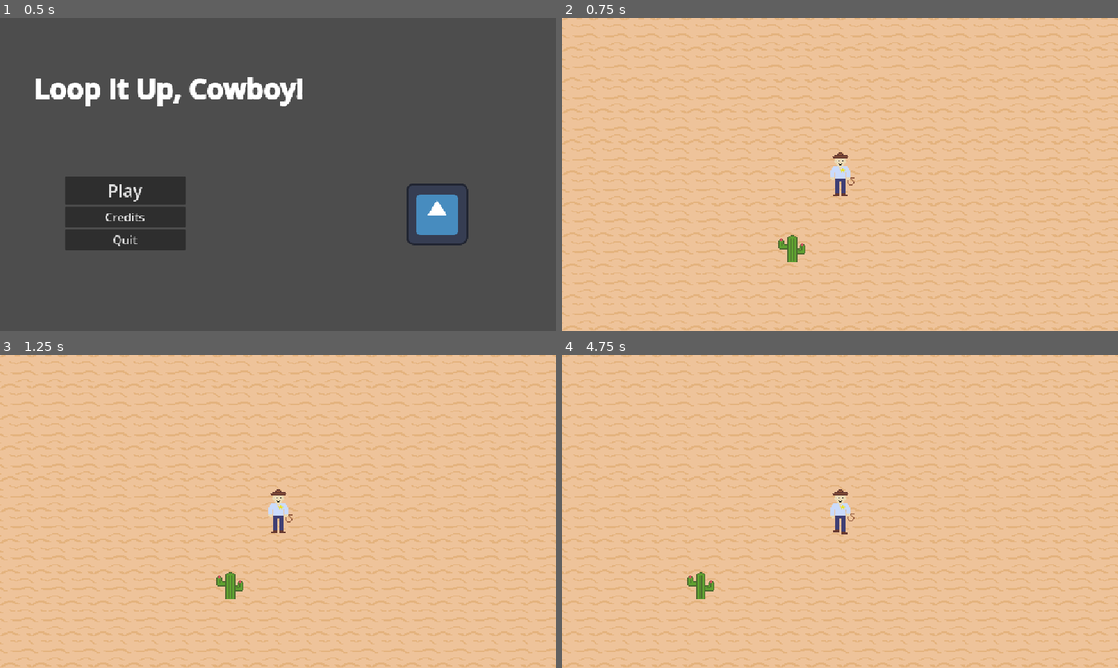
Above: before the commit, frames 1-4 (two rows, left to right).
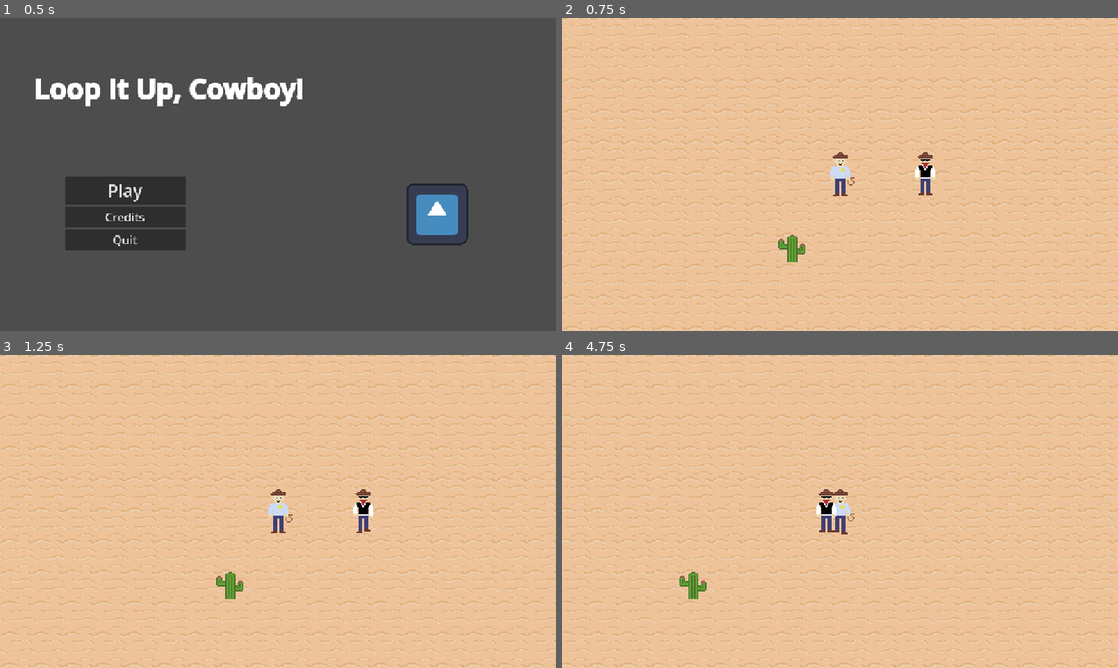
Above: after the commit, the same moments.

Repository: thearst3rd/gmtk-2025
Game: Godot game, scene res://src/menu/main_menu.tscn
Two runs of this game, one before a commit and one after it. Both use one fixed random seed, a clock stepped at 60 frames per second and the inputs below. The engine's default icon, where the game draws it, is replaced by a stand-in: a white triangle on a blue panel in a dark square.
Inputs (mouse positions are in pixels of both pictures, inside the frame that each line leads up to):
- Up to frame 1 (0.5 s): no input
- Up to frame 2 (0.75 s): click "Play" at 0.5 s
- Up to frame 3 (1.25 s): no input
- Up to frame 4 (4.75 s): tap Enter at 1.25 s; move the mouse to (962, 495) at 1.27 s; press the mouse at (962, 495) at 1.28 s; hold D (move_right) 1.28-2.03 s; move the mouse to (728, 527) at 2.02 s; release the mouse at (728, 527) at 2.03 s; hold S (move_down) 2.03-2.78 s; click (728, 527) at 2.1 s; move the mouse to (895, 442) at 2.77 s; press the mouse at (895, 442) at 2.78 s; hold D (move_right) 2.78-3.53 s; move the mouse to (812, 574) at 3.52 s; release the mouse at (812, 574) at 3.53 s; hold W (move_up) 3.53-4.28 s; click (812, 574) at 3.6 s; move the mouse to (1006, 558) at 4.27 s; press the mouse at (1006, 558) at 4.28 s; hold A (move_left) from 4.28 s (still down)

Frame 1 is identical in both runs. In frame 2, 3.3% of the frame differs, in the area x 0-100%, y 0-100%; in frame 3, 3.3%; in frame 4, 24%.

Commit message:
Added ability to capture and shoot enemies.

Diff:
--- a/src/game/arena.gd
+++ b/src/game/arena.gd
@@ -3,8 +3,37 @@
 
 var game_time: float = 0
 
-@onready var player: CharacterBody2D = %Player
+@onready var player: Player = %Player
+
+
+func _ready() -> void:
+	player.draw_controller.line_complete.connect(on_line_complete)
 
 
 func _process(delta: float) -> void:
 	game_time += delta
+
+
+func on_line_complete(points: Array[Vector2], penalty: float) -> void:
+	var enemy_captured := false
+
+	for node in $Enemies.get_children():
+		if node is not Enemy:
+			continue
+
+		var enemy := node as Enemy
+		if enemy.is_inside_polygon(points):
+			enemy_captured = true
+			$Enemies.remove_child(enemy)
+			enemy.queue_free()
+			player.captured_enemy()
+
+	if enemy_captured:
+		player.draw_controller.active = false
+
+func on_player_shoot(direction: Vector2) -> void:
+	var new_projectile := preload("res://src/game/enemy_projectile.tscn").instantiate()
+	new_projectile.direction = direction
+	new_projectile.initial_position = player.position
+	new_projectile.position = player.position
+	$Projectiles.add_child(new_projectile)
--- a/src/game/arena.tscn
+++ b/src/game/arena.tscn
@@ -1,11 +1,12 @@
-[gd_scene load_steps=7 format=3 uid="uid://b0rybmr68nlu2"]
+[gd_scene load_steps=8 format=3 uid="uid://b0rybmr68nlu2"]
 
-[ext_resource type="Script" path="res://src/game/arena.gd" id="1_0pbf2"]
+[ext_resource type="Script" uid="uid://cquq3y345hu4n" path="res://src/game/arena.gd" id="1_0pbf2"]
 [ext_resource type="PackedScene" uid="uid://dwowpahlj38c2" path="res://src/game/infinite_background.tscn" id="1_44jrx"]
 [ext_resource type="PackedScene" uid="uid://fhqqde4xxf6l" path="res://src/game/player.tscn" id="1_p3gke"]
 [ext_resource type="PackedScene" uid="uid://dvr4gp8bis72j" path="res://src/menu/pause_menu.tscn" id="2_fpc82"]
 [ext_resource type="PackedScene" uid="uid://cuk2s5krjoqwi" path="res://src/game/cactus.tscn" id="3_0pbf2"]
-[ext_resource type="Script" path="res://src/game/enemy_spawner.gd" id="4_44jrx"]
+[ext_resource type="Script" uid="uid://c8nwccsmwim1l" path="res://src/game/enemy_spawner.gd" id="4_44jrx"]
+[ext_resource type="PackedScene" uid="uid://cdshjhhgbltki" path="res://src/game/enemy.tscn" id="4_j5vg1"]
 
 [node name="Arena" type="Node2D"]
 script = ExtResource("1_0pbf2")
@@ -18,6 +19,12 @@
 position = Vector2(451, 203)
 
 [node name="Enemies" type="Node" parent="."]
+
+[node name="Enemy" parent="Enemies" instance=ExtResource("4_j5vg1")]
+position = Vector2(627, 202)
+SPEED = 0.0
+
+[node name="Projectiles" type="Node" parent="."]
 
 [node name="CanvasLayer" type="CanvasLayer" parent="."]
 
@@ -33,4 +40,5 @@
 [node name="Cactus" parent="." instance=ExtResource("3_0pbf2")]
 position = Vector2(351, 356)
 
+[connection signal="shoot" from="Player" to="." method="on_player_shoot"]
 [connection signal="timeout" from="EnemySpawner/EnemySpawnTimer" to="EnemySpawner" method="_on_enemy_spawn_timer_timeout"]
--- a/src/game/draw_controller.gd
+++ b/src/game/draw_controller.gd
@@ -1,21 +1,36 @@
+class_name DrawController
 extends Node2D
 
 
-const SHOW_DEBUG_COMPARISON := true
+signal line_complete(points: Array[Vector2], penalty: float)
+
+
+@export var SHOW_DEBUG_COMPARISON := true
 
 # Distance (in pixels) a new point must be from the previous point
-const NEW_POINT_DIST_THRESHOLD := 20.0
+@export var NEW_POINT_DIST_THRESHOLD := 20.0
+
+# Maximum total length of a line
+@export var MAXIMUM_LINE_DISTANCE := 150.0
+
+# Maxmimum length of a gap between the end and start of a line.
+@export var MAXIMUM_GAP := 50.0
+
 # Penalty threshold - higher than this value and it doesn't count as a circle
 const PENALTY_THRESHOLD := 25.0
 
+var active := true
 var drawing := false
 var drawing_points: Array[Vector2]
+var current_length: float
 
 @onready var line: Line2D = $Line2D
 @onready var comparison_line: Line2D = $ComparisonLine
 
 
 func _unhandled_input(event: InputEvent) -> void:
+	if not active:
+		return
 	if drawing:
 		if event is InputEventMouseMotion:
 			_drawing_moved()
@@ -32,6 +47,7 @@
 func _drawing_started() -> void:
 	drawing = true
 	drawing_points = []
+	current_length = 0.0
 	var current_mouse := get_local_mouse_position()
 	drawing_points.push_back(current_mouse)
 	line.clear_points()
@@ -42,12 +58,19 @@
 
 
 func _drawing_moved() -> void:
+	if current_length > MAXIMUM_LINE_DISTANCE:
+		# Limit the total length of line a player can draw.
+		return
 	var last_point: Vector2 = drawing_points.back()
 	var current_mouse := get_local_mouse_position()
 	line.set_point_position(line.points.size() - 1, current_mouse)
-	if last_point.distance_squared_to(current_mouse) >= NEW_POINT_DIST_THRESHOLD * NEW_POINT_DIST_THRESHOLD:
+	var distance_squared_to_last_point := last_point.distance_squared_to(current_mouse)
+	if distance_squared_to_last_point >= NEW_POINT_DIST_THRESHOLD * NEW_POINT_DIST_THRESHOLD:
 		drawing_points.push_back(current_mouse)
 		line.add_point(current_mouse)
+		current_length += sqrt(distance_squared_to_last_point)
+		if _check_crossover(drawing_points):
+			_drawing_finished()
 
 
 func _drawing_finished() -> void:
@@ -60,31 +83,91 @@
 		return
 
 	# How good of a circle was this?
+	var mean_circle := _get_mean_circle(drawing_points)
+	var mean_center: Vector2 = mean_circle[0]
+	var mean_radius: float = mean_circle[1]
+
+	var penalty := _check_circularity(drawing_points, mean_center, mean_radius)
+
+	var is_closed := _check_if_closed(drawing_points)
+
+	print("Penalty: %f, Closed: %s" % [penalty, "true" if is_closed else "false"])
+
+	if SHOW_DEBUG_COMPARISON:
+		comparison_line.clear_points()
+		for i in range(64):
+			comparison_line.add_point(mean_center + mean_radius * Vector2.from_angle(float(i) * TAU / 64.0))
+		if penalty < PENALTY_THRESHOLD and is_closed:
+			comparison_line.default_color = Color.GREEN
+		else:
+			comparison_line.default_color = Color.RED
+		comparison_line.show()
+
+	if is_closed:
+		# Now that the loop is finished, convert all of the points into their global position
+		for idx in range(len(drawing_points)):
+			drawing_points[idx] = drawing_points[idx] + global_position
+		$Line2D.clear_points()
+		line_complete.emit(drawing_points, penalty)
+
+
+# Check if the last point added has crossed over the existing line.
+func _check_crossover(points: Array[Vector2]) -> bool:
+	var last_point := points[-1]
+
+	var threshold_sq := NEW_POINT_DIST_THRESHOLD * NEW_POINT_DIST_THRESHOLD
+
+	if len(points) <= 4:
+		return false
+
+	# Ignore the last few points because they are likely to be within the threshold.
+	for point in points.slice(0, -3):
+		if last_point.distance_squared_to(point) < threshold_sq:
+			return true
+
+	return false
+
+
+# Get the mean circle given a group of points. Will return an array with the first element being the
+# center of the circle as a Vector2, and the second being the radius of the circle as a float.
+func _get_mean_circle(points: Array[Vector2]) -> Array:
 	var mean_point := Vector2.ZERO
-	for point in drawing_points:
+	for point in points:
 		mean_point += point
-	mean_point /= drawing_points.size()
+	mean_point /= points.size()
 	var mean_radius := 0.0
-	for point in drawing_points:
+	for point in points:
 		mean_radius += point.distance_to(mean_point)
-	mean_radius /= drawing_points.size()
+	mean_radius /= points.size()
 
+	print("Center: ", mean_point + global_position)
+
+	return [mean_point, mean_radius]
+
+
+# How good of a circle is the list of points passed in. Will return a penalty value.
+func _check_circularity(points: Array[Vector2], center: Vector2, radius: float) -> float:
 	var total_penalty := 0.0
-	for point in drawing_points:
-		var new_point := (point - mean_point) / mean_radius
+	for point in points:
+		var new_point := (point - center) / radius
 		#print(new_point)
 		var penalty := absf(1 - new_point.length())
 		total_penalty += penalty
 	total_penalty /= drawing_points.size()
 	total_penalty *= 100.0
 	print(total_penalty)
+	return total_penalty
 
-	if SHOW_DEBUG_COMPARISON:
-		comparison_line.clear_points()
-		for i in range(64):
-			comparison_line.add_point(mean_point + mean_radius * Vector2.from_angle(float(i) * TAU / 64.0))
-		if total_penalty < PENALTY_THRESHOLD:
-			comparison_line.default_color = Color.GREEN
-		else:
-			comparison_line.default_color = Color.RED
-		comparison_line.show()
+
+# Determine if a loop is "close enough" to being closed.
+func _check_if_closed(points: Array[Vector2]) -> bool:
+	var last_point := points[-1]
+
+	var threshold_sq := MAXIMUM_GAP * MAXIMUM_GAP
+
+	# Only check the first part of the loop.
+	for point in points.slice(0, roundi(points.size() * 0.2)):
+		if last_point.distance_squared_to(point) < threshold_sq:
+			return true
+
+	return false
--- a/src/game/draw_controller.tscn
+++ b/src/game/draw_controller.tscn
@@ -1,25 +1,20 @@
-[gd_scene load_steps=5 format=3 uid="uid://wg70b3s3fcwt"]
+[gd_scene load_steps=3 format=3 uid="uid://wg70b3s3fcwt"]
 
 [ext_resource type="Script" uid="uid://b16kp1xpnh3d5" path="res://src/game/draw_controller.gd" id="1_pi2k6"]
-
-[sub_resource type="Gradient" id="Gradient_pi2k6"]
-colors = PackedColorArray(0.229091, 0.100259, 0.01817, 1, 0.516153, 0.328534, 0, 1)
-
-[sub_resource type="FastNoiseLite" id="FastNoiseLite_d6br6"]
-
-[sub_resource type="NoiseTexture2D" id="NoiseTexture2D_m8v2c"]
-seamless = true
-color_ramp = SubResource("Gradient_pi2k6")
-noise = SubResource("FastNoiseLite_d6br6")
+[ext_resource type="Texture2D" uid="uid://b2n2i3g4ebmlp" path="res://assets/rope.png" id="2_d6br6"]
 
 [node name="DrawController" type="Node2D"]
 script = ExtResource("1_pi2k6")
 
 [node name="Line2D" type="Line2D" parent="."]
 visible = false
+texture_repeat = 2
 points = PackedVector2Array(172, 93, 182, 84, 194, 81, 206, 85, 214, 84, 221, 81, 230, 87)
-texture = SubResource("NoiseTexture2D_m8v2c")
+texture = ExtResource("2_d6br6")
 texture_mode = 1
+joint_mode = 2
+begin_cap_mode = 2
+end_cap_mode = 2
 
 [node name="ComparisonLine" type="Line2D" parent="."]
 visible = false
--- a/src/game/enemy.gd
+++ b/src/game/enemy.gd
@@ -1,7 +1,8 @@
+class_name Enemy
 extends CharacterBody2D
 
 
-const SPEED := 80.0
+@export var SPEED := 80.0
 
 
 var is_lassoed := false
@@ -20,3 +21,27 @@
 	else:
 		# Set position to... slowly circling the player?
 		pass
+
+
+func is_inside_polygon(points: Array[Vector2]) -> bool:
+	var packed_points := PackedVector2Array(points)
+
+	var collision_rect: Rect2 = $CollisionShape2D.get_shape().get_rect()
+
+	var rect_points: Array[Vector2] = [
+		position + collision_rect.position,
+		position + collision_rect.position + Vector2.RIGHT * collision_rect.size.x,
+		position + collision_rect.position + Vector2.DOWN * collision_rect.size.y,
+		position + collision_rect.position + collision_rect.size
+	]
+
+	print("Enemy position: ", position)
+
+	var num_points_inside := 0
+	for point in rect_points:
+		# The points passed in are in local space, but the points in the collision rect are in
+		# global space. This offset will re-align them.
+		if Geometry2D.is_point_in_polygon(point, packed_points):
+			num_points_inside += 1
+
+	return num_points_inside >= 3
--- a/src/game/enemy.tscn
+++ b/src/game/enemy.tscn
@@ -1,7 +1,6 @@
-[gd_scene load_steps=11 format=3 uid="uid://cdshjhhgbltki"]
+[gd_scene load_steps=10 format=3 uid="uid://cdshjhhgbltki"]
 
 [ext_resource type="Script" uid="uid://buiyf6n4tkst4" path="res://src/game/enemy.gd" id="1_askbf"]
-[ext_resource type="Texture2D" uid="uid://c0bv77yp8nqig" path="res://icon.svg" id="1_hruv4"]
 [ext_resource type="Texture2D" uid="uid://le4hu0xihpxw" path="res://assets/bad_guy.png" id="3_76a2n"]
 
 [sub_resource type="CapsuleShape2D" id="CapsuleShape2D_xfivt"]
@@ -59,10 +58,6 @@
 [node name="Enemy" type="CharacterBody2D"]
 script = ExtResource("1_askbf")
 
-[node name="Sprite2D" type="Sprite2D" parent="."]
-scale = Vector2(0.2, 0.2)
-texture = ExtResource("1_hruv4")
-
 [node name="CollisionShape2D" type="CollisionShape2D" parent="."]
 shape = SubResource("CapsuleShape2D_xfivt")
 
--- /dev/null
+++ b/src/game/enemy_projectile.gd
@@ -0,0 +1,31 @@
+extends Node2D
+
+
+signal enemy_respawn(pos: Vector2)
+signal enemy_hit(other: Node2D)
+
+
+@export var MAX_DISTANCE := 250
+@export var SPEED := 20
+
+
+@onready var distance_traveled := 0
+
+
+var initial_position: Vector2
+var direction: Vector2
+
+
+func _physics_process(delta: float) -> void:
+	position += delta * SPEED * direction
+	if position.distance_squared_to(initial_position) > MAX_DISTANCE * MAX_DISTANCE:
+		enemy_respawn.emit(position)
+		queue_free()
+
+
+func on_body_entered(body: Node2D) -> void:
+	if body is Player:
+		return
+	# Fancy particle effects, etc.
+	enemy_hit.emit(body)
+	queue_free()
--- /dev/null
+++ b/src/game/enemy_projectile.tscn
@@ -0,0 +1,20 @@
+[gd_scene load_steps=4 format=3 uid="uid://0jkims4wxkeg"]
+
+[ext_resource type="Script" uid="uid://cciem2led2btp" path="res://src/game/enemy_projectile.gd" id="1_0piwa"]
+[ext_resource type="Texture2D" uid="uid://cy73vk0l6eeak" path="res://assets/cowboy_hat.png" id="1_7cc01"]
+
+[sub_resource type="CircleShape2D" id="CircleShape2D_ykfnh"]
+
+[node name="EnemyProjectile" type="Area2D"]
+script = ExtResource("1_0piwa")
+MAX_DISTANCE = 600
+SPEED = 300
+
+[node name="Sprite2D" type="Sprite2D" parent="."]
+texture = ExtResource("1_7cc01")
+
+[node name="CollisionShape2D" type="CollisionShape2D" parent="."]
+shape = SubResource("CircleShape2D_ykfnh")
+
+[connection signal="area_entered" from="." to="." method="on_body_entered"]
+[connection signal="body_entered" from="." to="." method="on_body_entered"]
--- a/src/game/player.gd
+++ b/src/game/player.gd
@@ -3,9 +3,16 @@
 
 
 signal player_died()
+signal shoot(direction: Vector2)
 
 
 const SPEED := 180.0
+
+
+@onready var draw_controller: DrawController = $DrawController
+
+
+var captured_enemies := 0
 
 
 func _physics_process(_delta: float) -> void:
@@ -18,6 +25,24 @@
 		$AnimatedSprite2D.play("default")
 	move_and_slide()
 
+
+func _unhandled_input(event: InputEvent) -> void:
+	if captured_enemies == 0:
+		return
+
+	if event.is_action_pressed(&"shoot"):
+		var direction := get_local_mouse_position().normalized()
+		shoot.emit(direction)
+		captured_enemies -= 1
+		if captured_enemies == 0:
+			draw_controller.active = true
+		get_viewport().set_input_as_handled()
+
+
 func hit_by_cactus() -> void:
 	print("Oof ouch owie my bones.")
 	player_died.emit()
+
+
+func captured_enemy() -> void:
+	captured_enemies += 1
--- a/src/game/player.tscn
+++ b/src/game/player.tscn
@@ -65,6 +65,7 @@
 [node name="Camera2D" type="Camera2D" parent="."]
 
 [node name="DrawController" parent="." instance=ExtResource("3_fagre")]
+MAXIMUM_LINE_DISTANCE = 600.0
 
 [node name="AnimatedSprite2D" type="AnimatedSprite2D" parent="."]
 scale = Vector2(2, 2)
Binary file changed: assets/background.png
Binary file added: assets/cowboy_hat.png
Not shown, added: assets/cowboy_hat.png.import
Binary file added: assets/rope.png
Not shown, added: assets/rope.png.import
Not shown, added: src/game/enemy_projectile.gd.uid
